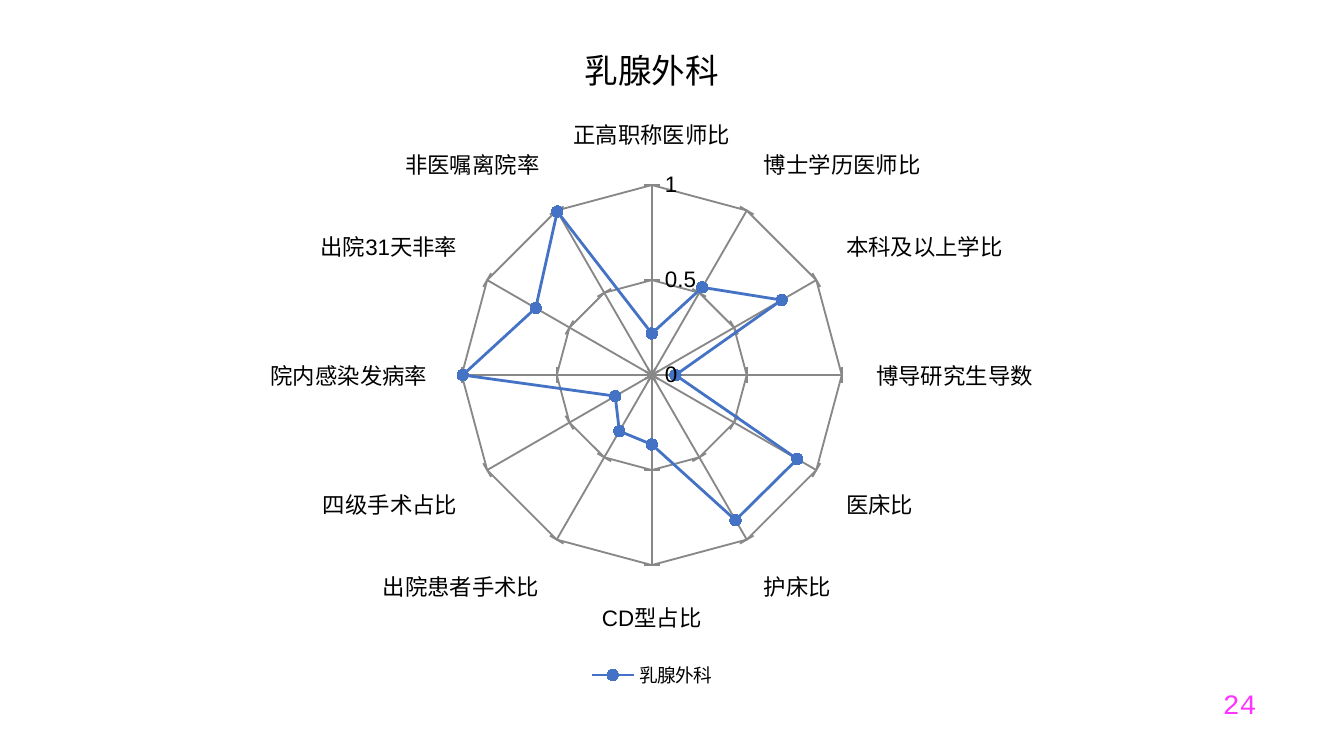
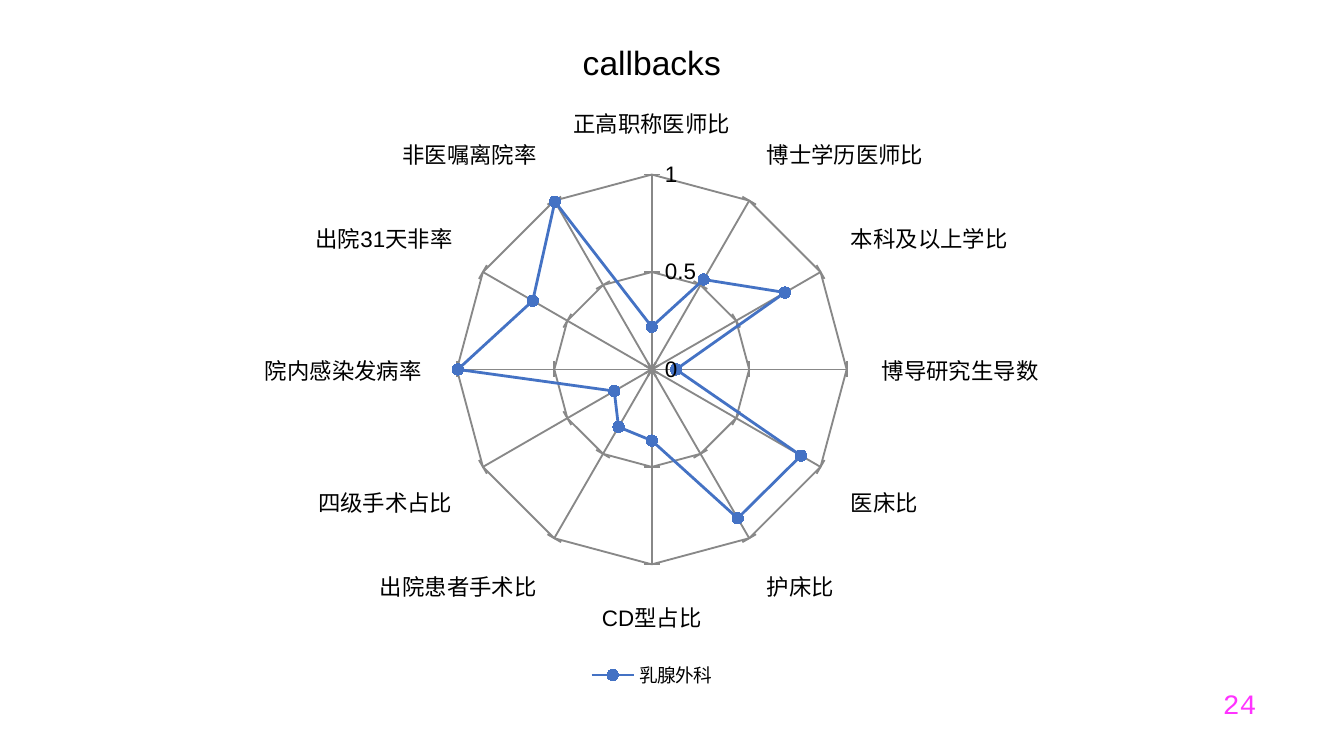
Before and after one commit to Tostig0916/hqcoffee, a slide deck: slide 24 of outputs/PPT/jsszyy.pptxgen.pptx. Drawn at 1344x756 pixels with LibreOffice and Linux fonts; fonts in the diff are those of the drawing. Boxes give left, top, right and bottom in pixels: in the first picture for what was removed or moved away, otherwise in the second. Text is boxed around its words. In the diff, an @@ line names an element or a change of style, - is before the commit and + after.

```diff
--- a/outputs/PPT/jsszyy.pptxgen.pptx
+++ b/outputs/PPT/jsszyy.pptxgen.pptx
@@ radar chart at <box>13,13,1290,694</box> @@
@@ title "乳腺外科" to "callbacks" @@
```
Also in this commit, not shown: 36 other slides changed, 3 other files.
